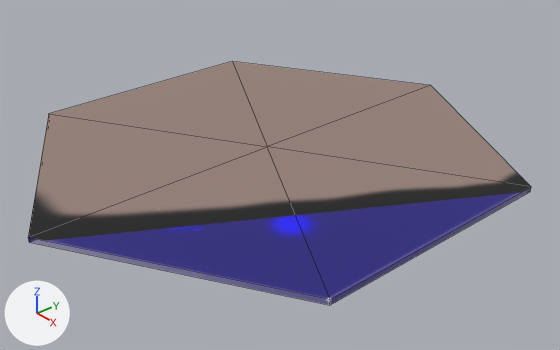
An edit to the Blender file src/main/resources/garndesh/oculus/models/originals/floor.blend, drawn before and after from the same camera.
Before and after are seen from a 50 mm camera at (2.11, -1.77, 1.364) aimed at (0.081, -0.005, -0.071). The lights are fixed; the arrows at lower left show +X, +Y and +Z. Mesh edges are drawn as thin lines.

In view in the first picture: 'Floor'.
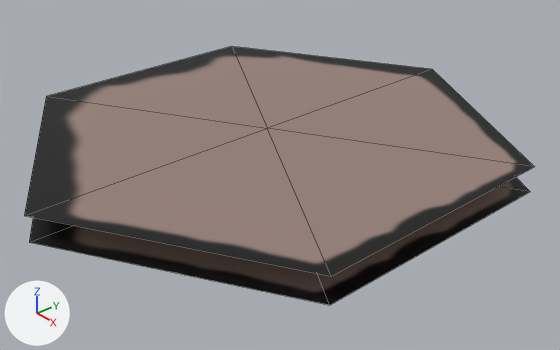
The newer file is also turned or shifted as a whole; pictures and numbers use the older file's frame.

What differs and where, as boxes (x1, y1, x2, y2) in the pictures (560 x 350 px; the box of a moved part takes in the faces that stretch with it):
'Floor', reshaped (6% taller): before (28, 61, 531, 305); after (24, 46, 534, 305)
part 1 of me_floor, moved or reshaped (not visible afterwards): before (28, 187, 531, 305)
part 2 of me_floor, surface changed: before (28, 61, 531, 299); after (24, 46, 534, 305)

The change, as a list of edits to the scene's bpy script:
```text
Change me_floor:
    used by ob_floor; location = (0.0, 0.0, 0.0)
    remove me_floor.from_pydata(...)  # 14 vertices, 18 faces; spans x -0.87..0.87, y -1.0..1.0, z 0.0..0.02
    add me_floor.from_pydata(...)  # 14 vertices, 12 faces; spans x -0.87..0.87, y -1.0..1.0, z 0.0..0.1
    me_floor part 1
    18 faces are deleted
    7 vertices in x -0.87..0.87, y -1.0..1.0, z 0.02 move by (0.0, 0.0, 0.08)
    12 new faces join them
    me_floor part 2: 12 kept faces spanning x -0.87..0.87, y -1.0..1.0, z 0.0..0.1 get new texture (UV) coordinates
```
